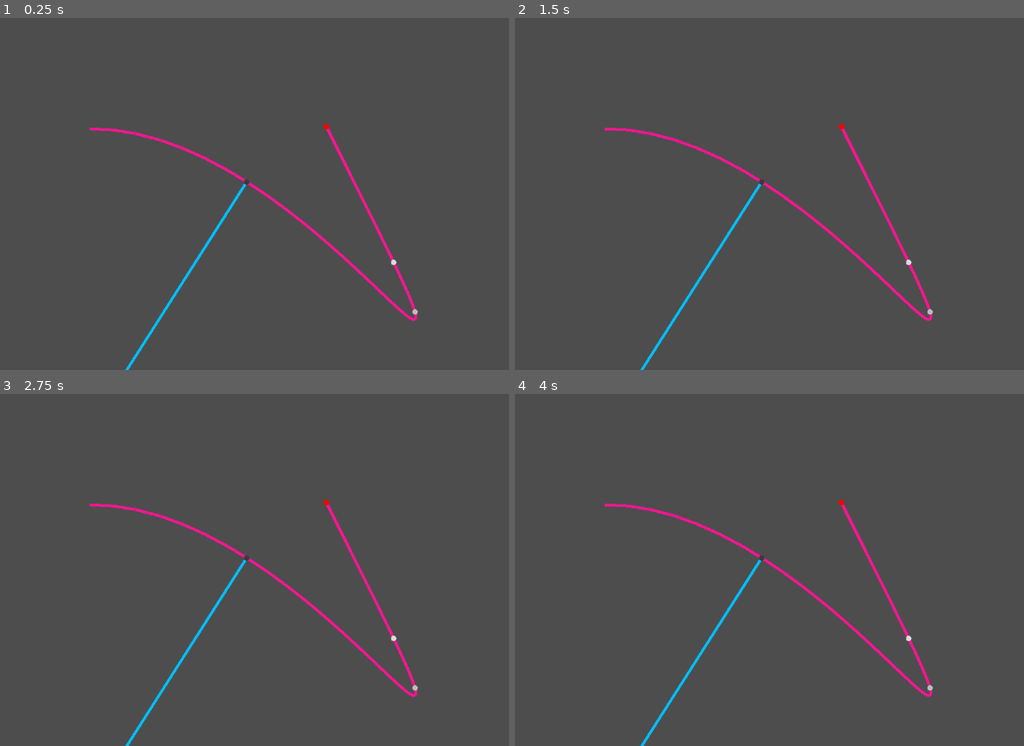
Above: before the commit, frames 1-4 (two rows, left to right).
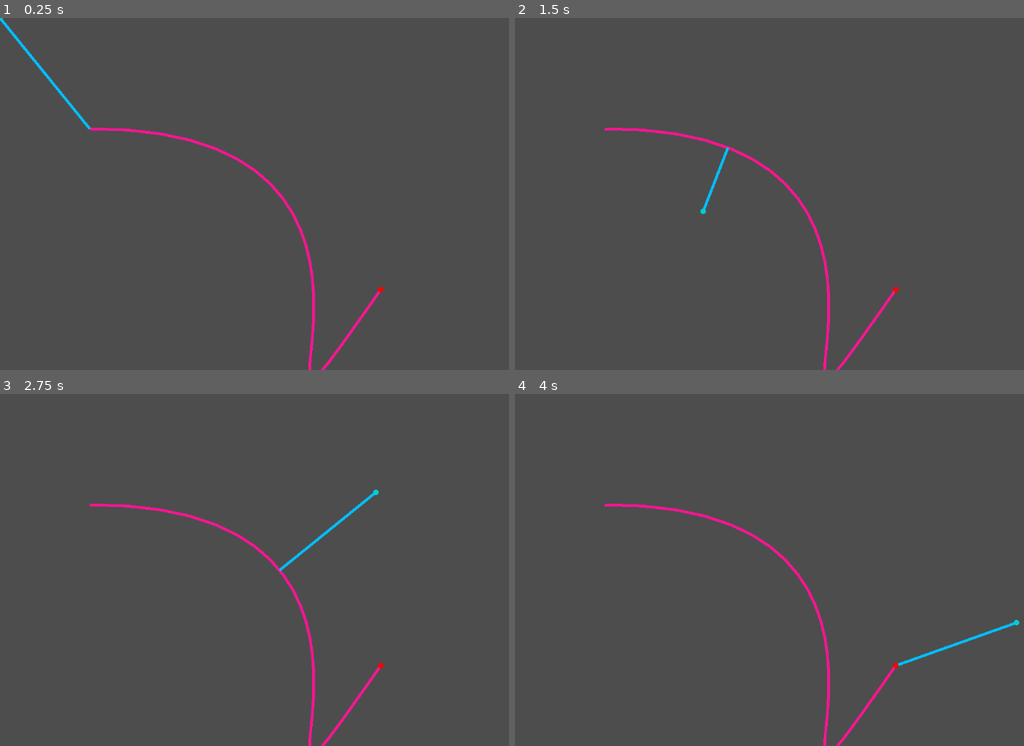
Above: after the commit, the same moments.

Repository: bndh/CozyCrochetPrototype
Game: Godot game, scene res://node.tscn
Two runs of this game, one before a commit and one after it. Both use one fixed random seed, a clock stepped at 60 frames per second and the inputs below.
Inputs (mouse positions are in pixels of both pictures, inside the frame that each line leads up to):
- Up to frame 1 (0.25 s): no input
- Up to frame 2 (1.5 s): tap Enter at 0.5 s; move the mouse to (968, 176) at 0.52 s; tap Space at 1.25 s; move the mouse to (703, 211) at 1.27 s
- Up to frame 3 (2.75 s): tap Enter at 2 s; move the mouse to (376, 492) at 2.02 s
- Up to frame 4 (4 s): tap Space at 2.75 s; move the mouse to (794, 640) at 2.77 s; tap Enter at 3.5 s; move the mouse to (1013, 622) at 3.52 s

The runs differ from the first frame. In frame 1, 2.5% of the frame differs, in the area x 0-83%, y 0-100%; in frame 2, 2.3%; in frame 3, 2.4%; in frame 4, 2.4%.
Error after the commit: Invalid assignment of index '0' (on base: 'Array') with value of type 'float'. (res://bezier.gd:173)

Commit message:
Shortest Distance from Bezier to Point

Diff:
--- /dev/null
+++ b/anchor.gd
@@ -0,0 +1 @@
+extends Resource
--- a/bezier.gd
+++ b/bezier.gd
@@ -22,11 +22,19 @@
 var perpendicular_distance_coefficients: Array[float]
 
 func _unhandled_input(event):
-	pass
-	#if event is InputEventMouseMotion:
-		#pOther = event.position
-		#bezier_point = point_to_bezier(pOther, cubic_bezier_coefficients)
-		#queue_redraw()
+	if event is InputEventMouseMotion:
+		pOther = event.position
+
+		perpendicular_distance_coefficients = [] # (pOther - q(t)) . q'(t) = Ht^5 + It^4 + Jt^3 + Kt^2 + Lt + M
+		perpendicular_distance_coefficients.resize(6)
+		perpendicular_distance_coefficients[0] = 										 -(cb_derivative_coefficients[0].dot(cubic_bezier_coefficients[0]))
+		perpendicular_distance_coefficients[1] = 										 -(cb_derivative_coefficients[0].dot(cubic_bezier_coefficients[1])) - (cb_derivative_coefficients[1].dot(cubic_bezier_coefficients[0]))
+		perpendicular_distance_coefficients[2] = 										 -(cb_derivative_coefficients[0].dot(cubic_bezier_coefficients[2])) - (cb_derivative_coefficients[1].dot(cubic_bezier_coefficients[1])) - (cb_derivative_coefficients[2].dot(cubic_bezier_coefficients[0]))
+		perpendicular_distance_coefficients[3] = pOther.dot(cb_derivative_coefficients[0]) - (cb_derivative_coefficients[0].dot(cubic_bezier_coefficients[3])) - (cb_derivative_coefficients[1].dot(cubic_bezier_coefficients[2])) - (cb_derivative_coefficients[2].dot(cubic_bezier_coefficients[1]))
+		perpendicular_distance_coefficients[4] = pOther.dot(cb_derivative_coefficients[1]) - (cb_derivative_coefficients[1].dot(cubic_bezier_coefficients[3])) - (cb_derivative_coefficients[2].dot(cubic_bezier_coefficients[2]))
+		perpendicular_distance_coefficients[5] = pOther.dot(cb_derivative_coefficients[2]) - (cb_derivative_coefficients[2].dot(cubic_bezier_coefficients[3]))
+
+		queue_redraw()
 
 var held_roots = [] # testing
 
@@ -42,10 +50,6 @@
 	draw_circle(pOther, 5, Color.DARK_TURQUOISE)
 
 	draw_circle(resolvevec2(cubic_bezier_coefficients, 1), 5, Color.RED)
-	for root in held_roots:
-		draw_circle(resolvevec2(cubic_bezier_coefficients, root), 5, Color(root, root, root))
-	print("Point on Curve: " + str(bezier_point))
-	print("MP: " + str(pOther))
 
 func _ready():
 	cubic_bezier_coefficients.resize(4)
@@ -55,16 +59,6 @@
 	cubic_bezier_coefficients[3] =    p0 # D
 
 	cb_derivative_coefficients = derive(cubic_bezier_coefficients) # q'(t) = Et^2 + Ft + G
-
-	perpendicular_distance_coefficients = [] # (pOther - q(t)) . q'(t) = Ht^5 + It^4 + Jt^3 + Kt^2 + Lt + M
-	perpendicular_distance_coefficients.resize(6)
-	perpendicular_distance_coefficients[0] = 										 -(cb_derivative_coefficients[0].dot(cubic_bezier_coefficients[0]))
-	perpendicular_distance_coefficients[1] = 										 -(cb_derivative_coefficients[0].dot(cubic_bezier_coefficients[1])) - (cb_derivative_coefficients[1].dot(cubic_bezier_coefficients[0]))
-	perpendicular_distance_coefficients[2] = 										 -(cb_derivative_coefficients[0].dot(cubic_bezier_coefficients[2])) - (cb_derivative_coefficients[1].dot(cubic_bezier_coefficients[1])) - (cb_derivative_coefficients[2].dot(cubic_bezier_coefficients[0]))
-	perpendicular_distance_coefficients[3] = pOther.dot(cb_derivative_coefficients[0]) - (cb_derivative_coefficients[0].dot(cubic_bezier_coefficients[3])) - (cb_derivative_coefficients[1].dot(cubic_bezier_coefficients[2])) - (cb_derivative_coefficients[2].dot(cubic_bezier_coefficients[1]))
-	perpendicular_distance_coefficients[4] = pOther.dot(cb_derivative_coefficients[1]) - (cb_derivative_coefficients[1].dot(cubic_bezier_coefficients[3])) - (cb_derivative_coefficients[2].dot(cubic_bezier_coefficients[2]))
-	perpendicular_distance_coefficients[5] = pOther.dot(cb_derivative_coefficients[2]) - (cb_derivative_coefficients[2].dot(cubic_bezier_coefficients[3]))
-
 
 func point_to_bezier(point: Vector2, bezier_coefficients: Array[Vector2]):
 	var root_intervals := isolate_roots(perpendicular_distance_coefficients, 0, 1)
@@ -88,30 +82,20 @@
 	var root
 	for root_interval in root_intervals:
 		root = newton_raphson(perpendicular_distance_coefficients, (root_interval[0] + root_interval[1]) / 2, 0.0001, 30)
-		print("Root at: " + str(root))
-		held_roots.append(root)
 		new_point = resolvevec2(cubic_bezier_coefficients, root)
 		point_distance = new_point.distance_squared_to(pOther)
-		print("===== BEFORE =====")
-		print("Closest Root: " + str(closest_root))
-		print("Closest Distance: " + str(closest_distance))
-		print("Closest Point: " + str(closest_point))
+
 		if point_distance < closest_distance:
 			closest_point = new_point
 			closest_distance = point_distance
 			closest_root = root
-		print("===== AFTER =====")
-		print("Closest Root: " + str(closest_root))
-		print("Closest Distance: " + str(closest_distance))
-		print("Closest Point: " + str(closest_point))
+
 	new_point = resolvevec2(cubic_bezier_coefficients, 1)
 	point_distance = new_point.distance_squared_to(pOther)
 	if point_distance < closest_distance:
 		closest_point = new_point
 		closest_distance = closest_distance
 		closest_root = 1
-
-	print("Closest root: " + str(closest_root))
 
 	return closest_point
 
@@ -161,7 +145,6 @@
 
 func check(coefficients: Array[float], derivative_coefficients: Array[float], lower_bound: float, upper_bound: float, points: Array[Array]):
 	var roots = sturm_sequence(coefficients, derivative_coefficients, lower_bound, upper_bound)
-	#print("Found " + str(roots) + " roots in (" + str(lower_bound) + ", " + str(upper_bound) + "]")
 	if roots > 1:
 		var mid = (lower_bound + upper_bound) / 2
 		check(coefficients, derivative_coefficients, lower_bound, mid, points)
--- a/node.tscn
+++ b/node.tscn
@@ -5,7 +5,6 @@
 [node name="Node" type="Node2D"]
 script = ExtResource("1_o7tjm")
 p0 = Vector2(165, 204)
-p1 = Vector2(600, 200)
-p2 = Vector2(1000, 1000)
-p3 = Vector2(600, 200)
-pOther = Vector2(200, 700)
+p1 = Vector2(900, 200)
+p2 = Vector2(350, 1000)
+p3 = Vector2(700, 500)
